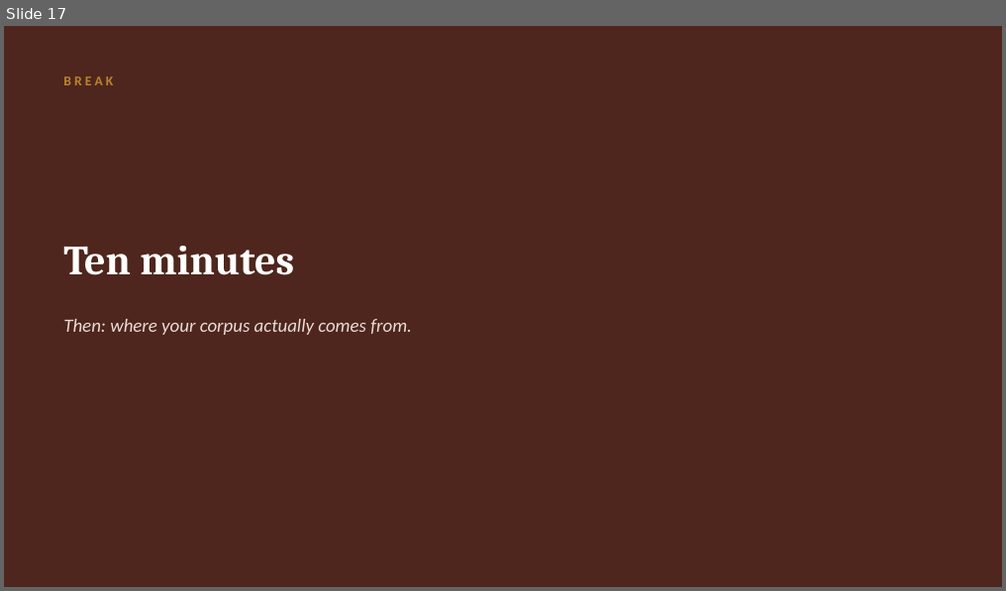
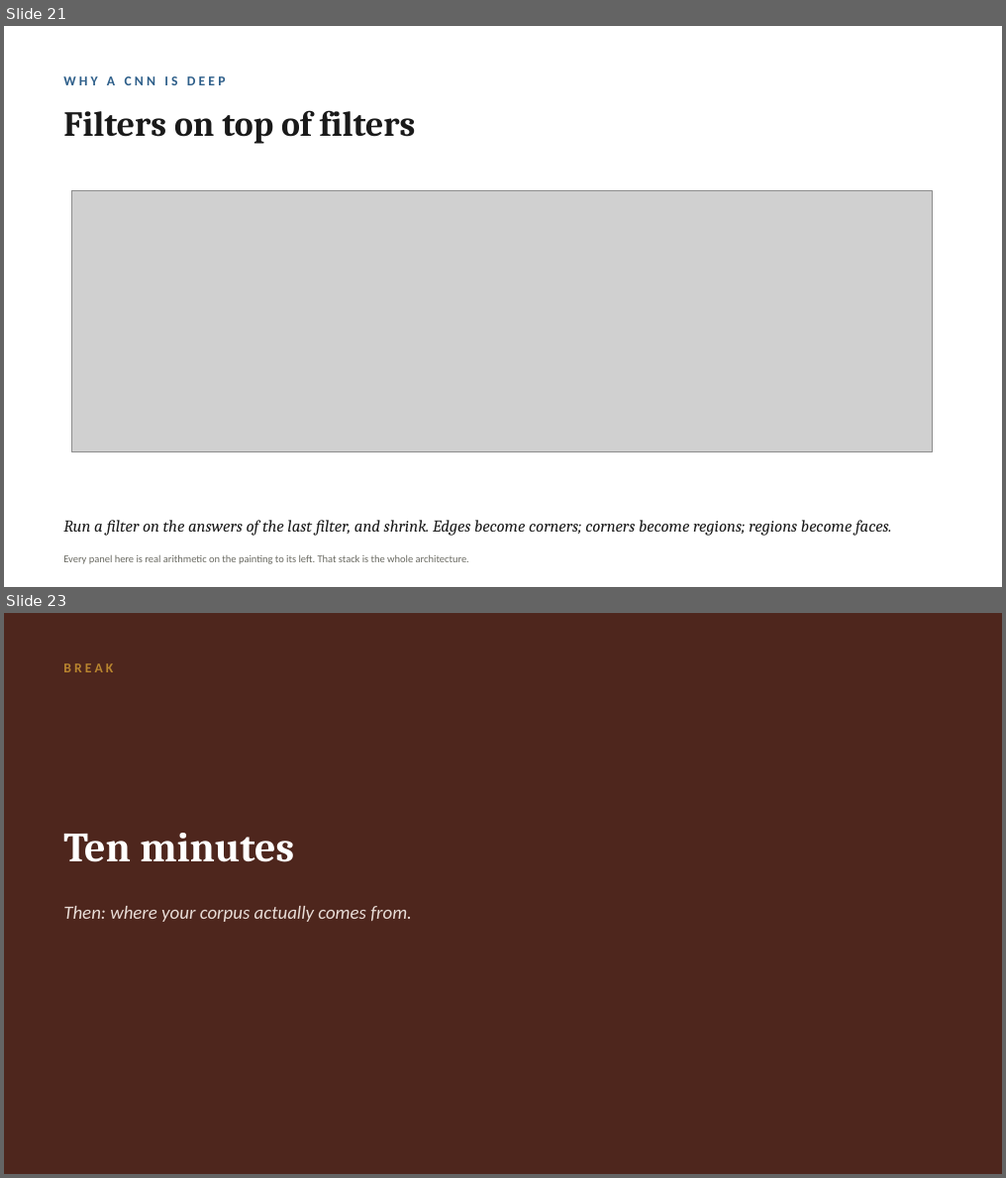
Before and after one commit to lucianli123/culture-as-data-2026, a slide deck: slides/week-04-lecture-draft.pptx. Shown one above the other, each under a label of ours: slide 17 before the commit, slides 21 and 23 after it; the slides between them are not shown. The pictures are 1006x591 and 1006x1178 pixels, drawn with LibreOffice and Linux fonts; fonts in the diff are those of the drawing; grey boxes stand for pictures. Boxes give left, top, right and bottom in pixels: in the first picture for what was removed or moved away, otherwise in the second. Text is boxed around its words. In the diff, an @@ line names an element or a change of style, - is before the commit and + after.

```diff
--- a/slides/week-04-lecture-draft.pptx
+++ b/slides/week-04-lecture-draft.pptx
@@ slide 21 added at [4, 26, 1002, 587], background #FFFFFF @@
@@ text added at [63, 76, 226, 85], 13 pt, text #2E5F8A, bold @@
+WHY A CNN IS DEEP
@@ text added at [63, 110, 416, 144], 34 pt, text #1A1A1A, bold @@
+Filters on top of filters
@@ picture added at [71, 190, 933, 453] @@
@@ text added at [63, 520, 892, 536], 16 pt, text #1A1A1A, italic @@
+Run a filter on the answers of the last filter, and shrink. Edges become corners; corners become regions; regions become faces.
@@ text added at [63, 555, 469, 565], 10 pt, text #6B6B63 @@
+Every panel here is real arithmetic on the painting to its left. That stack is the whole architecture.
@@ what was slide 17 is now slide 23 @@
```
Also in this commit, not shown: 4 slides changed, 6 other slides added, 1 slide removed, 11 other files.
